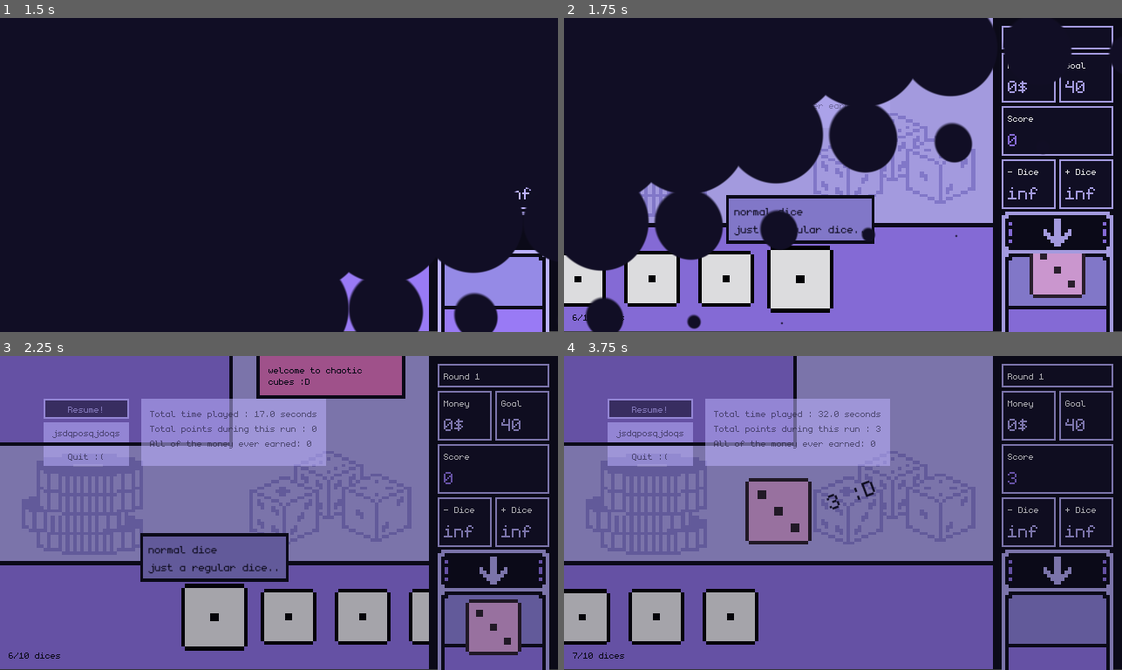
Above: before the commit, frames 1-4 (two rows, left to right).
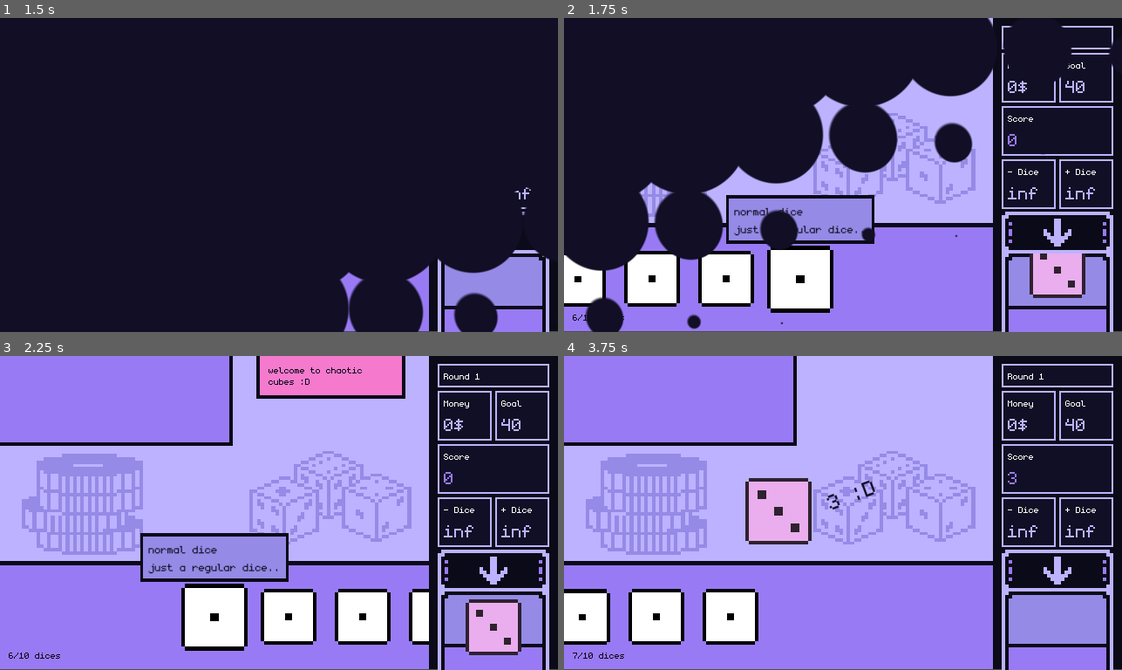
Above: after the commit, the same moments.

Repository: espcaa/chaotic-cubes
Game: Godot game, scene res://scenes/main_menu.tscn
Two runs of this game, one before a commit and one after it. Both use one fixed random seed, a clock stepped at 60 frames per second and the inputs below. Sound files missing from this copy of the repository are replaced by a short silence.
Inputs:
- Up to frame 1 (1.5 s): tap Enter (play) at 0.5, 0.6 s; hold D (right) 0.53-1.28 s; hold A (left) from 1.28 s (still down); tap Tab (draw) at 1.35 s
- Up to frame 2 (1.75 s): keep holding A (left); tap Enter (play) at 1.55 s
- Up to frame 3 (2.25 s): release A (left) at 2.03 s; hold D (right) from 2.03 s (still down); tap Enter (play) at 2.1 s
- Up to frame 4 (3.75 s): release D (right) at 2.78 s; hold Up (ui_up) 2.78-3.53 s; tap Down (remove_dice) at 2.85 s; tap Enter (play) at 3.05, 3.6 s; hold A (left) from 3.53 s (still down)

Frame 1 is identical in both runs. In frame 2, 38% of the frame differs, in the area x 0-99%, y 0-100%; in frame 3, 79%; in frame 4, 80%, in the area x 0-100%, y 0-100%.

Commit message:
fixed some ui + the focus

Diff:
--- a/scenes/first_level_game_ui.tscn
+++ b/scenes/first_level_game_ui.tscn
@@ -1,7 +1,8 @@
-[gd_scene load_steps=3 format=3 uid="uid://b2swltrwdy5yr"]
+[gd_scene load_steps=4 format=3 uid="uid://b2swltrwdy5yr"]
 
 [ext_resource type="PackedScene" uid="uid://bfu41rido3bca" path="res://scenes/game_ui.tscn" id="1_ys7o7"]
 [ext_resource type="PackedScene" uid="uid://bdto7x5d0a4by" path="res://scenes/dice_normal.tscn" id="2_740n0"]
+[ext_resource type="PackedScene" uid="uid://cbmn5tiw3fr6c" path="res://scenes/custom_label.tscn" id="3_7tyud"]
 
 [node name="first_level_game_ui" instance=ExtResource("1_ys7o7")]
 goal = 40
@@ -17,3 +18,15 @@
 [node name="dice5" parent="HBoxContainer/VBoxContainer/dice_container/point" index="4" instance=ExtResource("2_740n0")]
 
 [node name="dice6" parent="HBoxContainer/VBoxContainer/dice_container/point" index="5" instance=ExtResource("2_740n0")]
+
+[node name="CustomLabel2" parent="win_menu/MarginContainer/colored_container/MarginContainer/VBoxContainer" index="1" instance=ExtResource("3_7tyud")]
+texture_filter = 1
+layout_mode = 2
+text = "Ty for playing this small demo! right now you can't go much farther than this but some things are coming soon !!!
+Please be kind in reviews :D"
+autowrap_mode = 2
+color_role = 2
+label_text = "Ty for playing this small demo! right now you can't go much farther than this but some things are coming soon !!!Please be kind in reviews :D"
+
+[node name="resume_button" parent="win_menu/MarginContainer/colored_container/MarginContainer/VBoxContainer/MarginContainer/VBoxContainer/MarginContainer" index="0"]
+visible = false
--- a/scenes/focus_container.gd
+++ b/scenes/focus_container.gd
@@ -2,6 +2,9 @@
 
 var buttons: Array[Button] = []
 var focused_index: int = 0
+
+var active = true
+@export var inactive_when_paused: bool = false
 
 
 func _ready() -> void:
@@ -21,6 +24,14 @@
 		_focus_previous_button()
 
 
+func _process(_delta: float) -> void:
+	if inactive_when_paused:
+		if UserData.paused == false:
+			active = false
+		else:
+			active = true
+
+
 func _add_button(btn: Button) -> void:
 	buttons.append(btn)
 	btn.focus_mode = Control.FOCUS_ALL
@@ -31,7 +42,7 @@
 		_focus_next_button()
 	elif event.is_action_pressed("ui_up"):
 		_focus_previous_button()
-	elif event.is_action_pressed("ui_accept") and buttons.size() > 0:
+	elif event.is_action_pressed("ui_accept") and buttons.size() > 0 and active:
 		buttons[focused_index].emit_signal("pressed")
 
 
--- a/scenes/game_ui.gd
+++ b/scenes/game_ui.gd
@@ -43,6 +43,7 @@
 func lose():
 	# lose :(
 	if not lost:
+		UserData.paused = true
 		lost = true
 		$AnimationPlayer.play("lose")
 
@@ -65,7 +66,7 @@
 
 		add_text_label(
 			$win_menu/MarginContainer/colored_container/MarginContainer/VBoxContainer/MarginContainer/VBoxContainer/RichLabel,
-			"\n- final score : " + str(UserData.current_score),
+			"- final score : " + str(UserData.current_score),
 		)
 
 		await get_tree().create_timer(0.05).timeout  # wait a bit before showing the menu
--- a/scenes/game_ui.tscn
+++ b/scenes/game_ui.tscn
@@ -605,17 +605,12 @@
 [node name="MarginContainer" type="MarginContainer" parent="win_menu/MarginContainer/colored_container/MarginContainer/VBoxContainer"]
 layout_mode = 2
 mouse_filter = 2
-theme_override_constants/margin_left = 5
-theme_override_constants/margin_top = 5
+theme_override_constants/margin_left = 0
+theme_override_constants/margin_top = 10
 
 [node name="VBoxContainer" type="VBoxContainer" parent="win_menu/MarginContainer/colored_container/MarginContainer/VBoxContainer/MarginContainer"]
 layout_mode = 2
 mouse_filter = 2
-
-[node name="CustomLabel2" parent="win_menu/MarginContainer/colored_container/MarginContainer/VBoxContainer/MarginContainer/VBoxContainer" instance=ExtResource("5_djwj0")]
-layout_mode = 2
-color_role = 3
-label_text = ""
 
 [node name="RichLabel" parent="win_menu/MarginContainer/colored_container/MarginContainer/VBoxContainer/MarginContainer/VBoxContainer" instance=ExtResource("5_djwj0")]
 layout_mode = 2
@@ -631,7 +626,6 @@
 [node name="resume_button" parent="win_menu/MarginContainer/colored_container/MarginContainer/VBoxContainer/MarginContainer/VBoxContainer/MarginContainer" instance=ExtResource("4_1kaiv")]
 z_index = 100
 layout_mode = 2
-hover_color = 4
 label_text = "Continue"
 
 [node name="lose_menu" type="Control" parent="."]
@@ -716,7 +710,6 @@
 [node name="resume_button" parent="lose_menu/MarginContainer/colored_container/MarginContainer/VBoxContainer/MarginContainer2" instance=ExtResource("4_1kaiv")]
 z_index = 100
 layout_mode = 2
-hover_color = 4
 label_text = "Restart"
 
 [node name="MarginContainer3" type="MarginContainer" parent="lose_menu/MarginContainer/colored_container/MarginContainer/VBoxContainer"]
@@ -728,7 +721,6 @@
 [node name="resume_button" parent="lose_menu/MarginContainer/colored_container/MarginContainer/VBoxContainer/MarginContainer3" instance=ExtResource("4_1kaiv")]
 z_index = 100
 layout_mode = 2
-hover_color = 4
 label_text = "Quit"
 
 [node name="BonusLabel" parent="." instance=ExtResource("5_djwj0")]
--- a/scenes/main_menu.tscn
+++ b/scenes/main_menu.tscn
@@ -171,7 +171,6 @@
 
 [node name="custom_button" parent="Control2/MarginContainer/VBoxContainer/MarginContainer" instance=ExtResource("4_wu84c")]
 layout_mode = 2
-hover_color = 4
 label_text = "Play!"
 
 [node name="MarginContainer2" type="MarginContainer" parent="Control2/MarginContainer/VBoxContainer"]
@@ -183,7 +182,6 @@
 
 [node name="quit_button" parent="Control2/MarginContainer/VBoxContainer/MarginContainer2" instance=ExtResource("4_wu84c")]
 layout_mode = 2
-hover_color = 4
 label_text = "Quit"
 
 [node name="MarginContainer3" type="MarginContainer" parent="Control2"]
--- a/scenes/pause_menu.gd
+++ b/scenes/pause_menu.gd
@@ -18,6 +18,7 @@
 
 func pause_game() -> void:
 	$AnimationPlayer.play("pause")
+
 	UserData.paused = true
 
 
--- a/scenes/pause_menu.tscn
+++ b/scenes/pause_menu.tscn
@@ -108,6 +108,7 @@
 layout_mode = 2
 size_flags_horizontal = 0
 script = ExtResource("3_7l7mv")
+inactive_when_paused = true
 
 [node name="resume" parent="colored_container/MarginContainer/HBoxContainer/VBoxContainer" instance=ExtResource("2_myx47")]
 layout_mode = 2
Not shown, changed: export_presets.cfg
